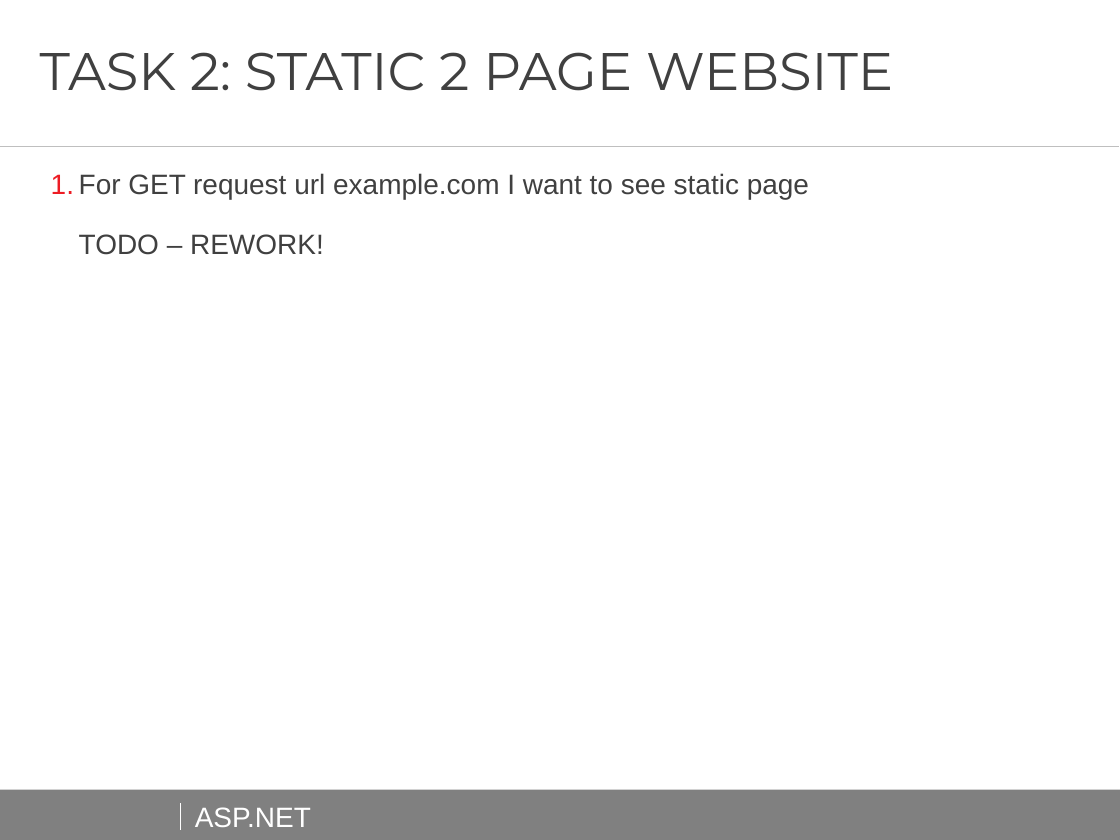
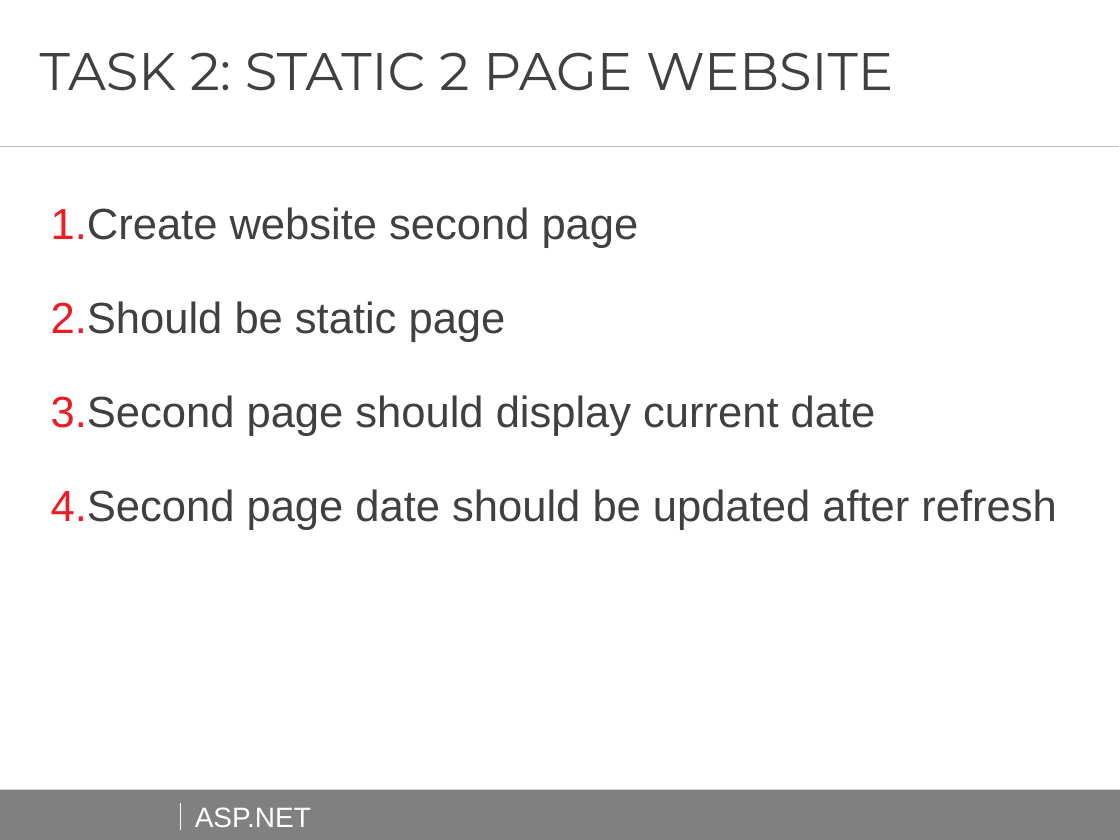
Before and after one commit to AndreiShenets/ASP.NET-Lectures, a slide deck: slide 32 of docs/ASP.NET - iTechArt 2018.pptx. Drawn at 1120x840 pixels with LibreOffice and Linux fonts; fonts in the diff are those of the drawing; background and template pictures are left out. Boxes give left, top, right and bottom in pixels: in the first picture for what was removed or moved away, otherwise in the second. Text is boxed around its words. In the diff, an @@ line names an element or a change of style, - is before the commit and + after.

```diff
--- a/docs/ASP.NET - iTechArt 2018.pptx
+++ b/docs/ASP.NET - iTechArt 2018.pptx
@@ text at [51, 207, 1056, 530]: text changed; size 18 to 28 pt @@
-1. For GET request url example.com I want to see static page
-   TODO – REWORK!
+1. Create website second page
+2. Should be static page
+3. Second page should display current date
+4. Second page date should be updated after refresh
```
Also in this commit, not shown: 6 other slides changed, 3 slides added, 2 other files.
